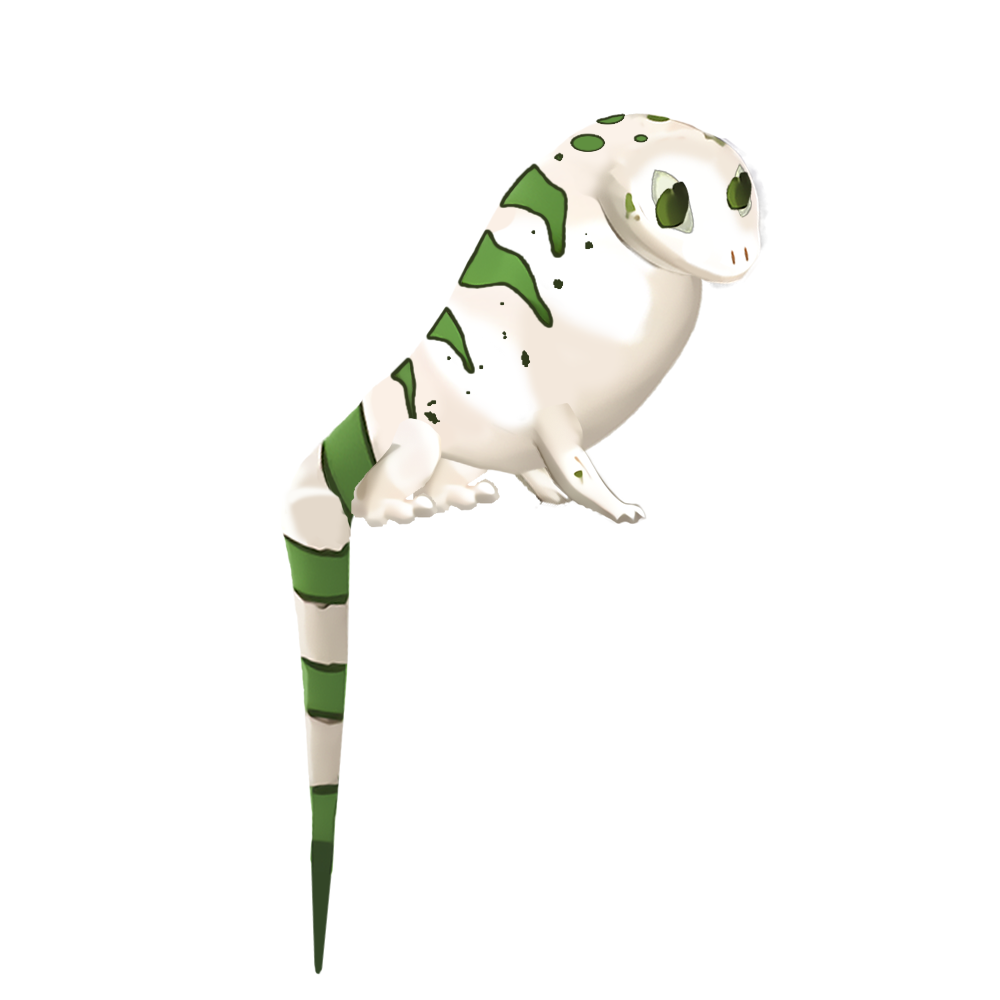
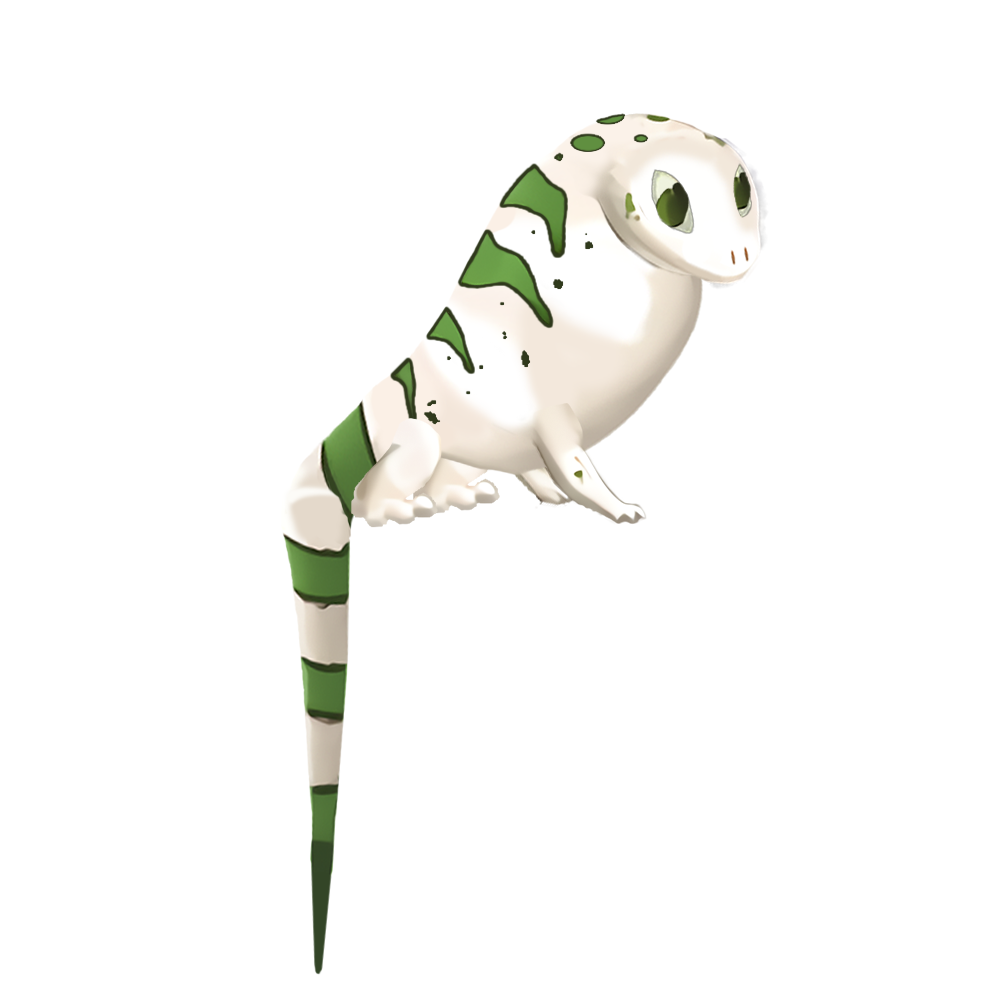
Revision of a layered w=1000, h=1000 image; what changed, layer by layer:
painted on "REye", masked it over [725, 170, 753, 211]
painted on "LEye", masked it over [655, 181, 690, 229]
